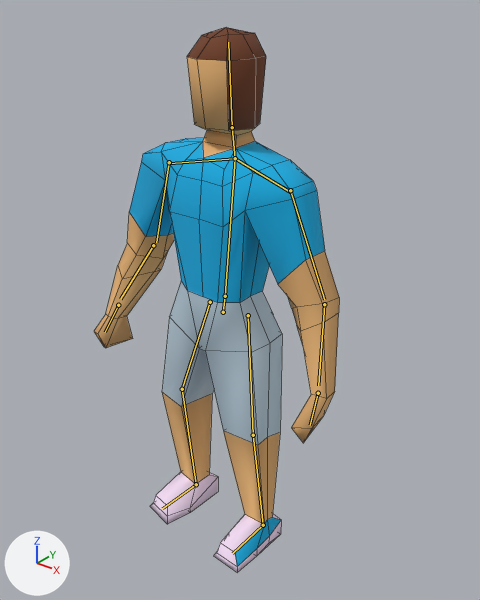
What one commit did to the Blender file blender/player.blend.
The view is the same before and after, from a camera (50 mm lens) standing at (1.193, -1.433, 1.75) and looking at (0.065, -0.023, 0.876). The axes (+X, +Y, +Z) are drawn at lower left. The lights are the same throughout. The bones that bend it are drawn over the model as lines. Mesh edges are drawn as thin lines.
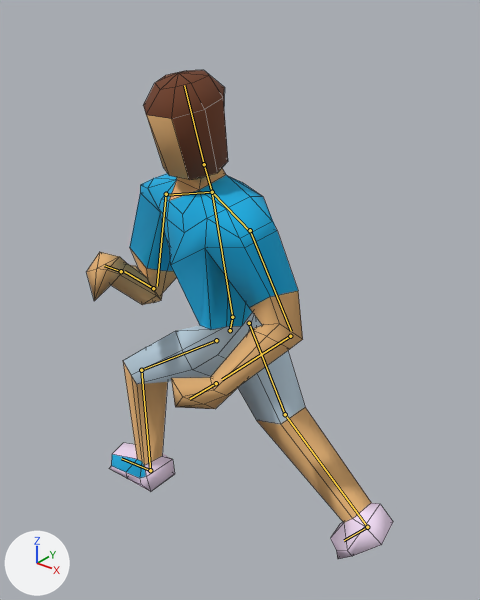
The newer file adds an action. The first version stands in its rest pose; the second is drawn at frame 1 of the action 'Run Right'.

What differs and where, as boxes (x1, y1, x2, y2) in the pictures (480 x 600 px):
```json
{"object": "Plane", "change": "posed", "before": [94, 27, 339, 572], "after": [87, 70, 393, 559], "on screen": "25% wider, 10% shorter"}
{"bone": "Main Bone", "before": "(223, 312) to (225, 296)", "after": "(230, 330) to (232, 317)"}
{"bone": "Right Leg", "before": "(210, 302) to (182, 389)", "after": "(249, 323) to (285, 414)"}
{"bone": "Right Middle Foot", "before": "(182, 389) to (196, 484)", "after": "(285, 414) to (367, 527)"}
{"bone": "Right Foot", "before": "(196, 484) to (162, 508)", "after": "(367, 527) to (344, 540)"}
{"bone": "Left Leg", "before": "(248, 315) to (253, 435)", "after": "(216, 340) to (141, 370)"}
{"bone": "Left Middle Foot", "before": "(253, 435) to (263, 525)", "after": "(141, 370) to (150, 470)"}
{"bone": "Left Foot", "before": "(263, 525) to (232, 553)", "after": "(150, 470) to (121, 458)"}
{"bone": "Chest", "before": "(225, 296) to (235, 158)", "after": "(232, 317) to (212, 192)"}
{"bone": "Neck", "before": "(235, 158) to (232, 127)", "after": "(212, 192) to (204, 164)"}
{"bone": "Right Shoulder", "before": "(235, 158) to (168, 163)", "after": "(212, 192) to (166, 195)"}
{"bone": "Right Forearm", "before": "(169, 162) to (156, 242)", "after": "(166, 194) to (157, 286)"}
{"bone": "Right Arm", "before": "(153, 245) to (120, 299)", "after": "(153, 288) to (124, 271)"}
{"bone": "Left Shoulder", "before": "(235, 158) to (291, 192)", "after": "(212, 192) to (251, 232)"}
{"bone": "Left Forearm", "before": "(290, 190) to (324, 299)", "after": "(250, 230) to (291, 331)"}
{"bone": "Left Arm", "before": "(324, 304) to (318, 385)", "after": "(290, 336) to (222, 379)"}
```

The change, as JSON lines over the scene's bpy script:
```json
{"block": "bone_main_bone", "where": "bone_main_bone = bpy.data.objects['PlayerPose'].pose.bones['Main Bone']"}
{"op": "set", "path": "bone_main_bone.location", "old": "(0.0, 0.0, 0.0)", "new": "(0.019, -0.069, -0.032)"}
{"op": "set", "path": "bone_main_bone.rotation_quaternion", "old": "(1.0, 0.0, 0.0, 0.0)", "new": "(0.707, 0.037, -0.697, -0.116)", "note": "degrees (0, 0, 0) -> degrees (83, -78, -89)"}
{"block": "bone_right_leg", "where": "bone_right_leg = bpy.data.objects['PlayerPose'].pose.bones['Right Leg']  # child of 'Main Bone'"}
{"op": "set", "path": "bone_right_leg.rotation_quaternion", "old": "(1.0, 0.0, 0.0, 0.0)", "new": "(0.968, -0.048, 0.036, -0.243)", "note": "degrees (0, 0, 0) -> degrees (-6, 3, -28)"}
{"block": "bone_right_middle_foot", "where": "bone_right_middle_foot = bpy.data.objects['PlayerPose'].pose.bones['Right Middle Foot']  # child of 'Right Leg'"}
{"op": "set", "path": "bone_right_middle_foot.rotation_quaternion", "old": "(1.0, 0.0, 0.0, 0.0)", "new": "(0.967, 0.06, 0.084, -0.233)", "note": "degrees (0, 0, 0) -> degrees (5, 11, -27)"}
{"block": "bone_right_foot", "where": "bone_right_foot = bpy.data.objects['PlayerPose'].pose.bones['Right Foot']  # child of 'Right Middle Foot'"}
{"op": "set", "path": "bone_right_foot.rotation_quaternion", "old": "(1.0, 0.0, 0.0, 0.0)", "new": "(0.984, 0.006, -0.11, 0.141)", "note": "degrees (0, 0, 0) -> degrees (-1, -13, 16)"}
{"block": "bone_left_leg", "where": "bone_left_leg = bpy.data.objects['PlayerPose'].pose.bones['Left Leg']  # child of 'Main Bone'"}
{"op": "set", "path": "bone_left_leg.rotation_quaternion", "old": "(1.0, 0.0, 0.0, 0.0)", "new": "(0.918, -0.023, -0.014, -0.395)", "note": "degrees (0, 0, 0) -> degrees (-2, -3, -47)"}
{"block": "bone_left_middle_foot", "where": "bone_left_middle_foot = bpy.data.objects['PlayerPose'].pose.bones['Left Middle Foot']  # child of 'Left Leg'"}
{"op": "set", "path": "bone_left_middle_foot.rotation_quaternion", "old": "(1.0, 0.0, 0.0, 0.0)", "new": "(0.927, 0.013, 0.0, 0.374)", "note": "degrees (0, 0, 0) -> degrees (1, -1, 44)"}
{"block": "bone_left_foot", "where": "bone_left_foot = bpy.data.objects['PlayerPose'].pose.bones['Left Foot']  # child of 'Left Middle Foot'"}
{"op": "set", "path": "bone_left_foot.rotation_quaternion", "old": "(1.0, 0.0, 0.0, 0.0)", "new": "(0.99, -0.063, -0.096, 0.086)", "note": "degrees (0, 0, 0) -> degrees (-8, -10, 11)"}
{"block": "bone_chest", "where": "bone_chest = bpy.data.objects['PlayerPose'].pose.bones['Chest']  # child of 'Main Bone'"}
{"op": "set", "path": "bone_chest.rotation_quaternion", "old": "(1.0, 0.0, 0.0, 0.0)", "new": "(0.906, -0.083, 0.414, 0.038)", "note": "degrees (0, 0, 0) -> degrees (-10, 49, 0)"}
{"block": "bone_neck", "where": "bone_neck = bpy.data.objects['PlayerPose'].pose.bones['Neck']  # child of 'Chest'"}
{"op": "set", "path": "bone_neck.rotation_quaternion", "old": "(1.0, 0.0, 0.0, 0.0)", "new": "(0.966, 0.043, 0.243, 0.077)", "note": "degrees (0, 0, 0) -> degrees (8, 28, 11)"}
{"block": "bone_right_shoulder", "where": "bone_right_shoulder = bpy.data.objects['PlayerPose'].pose.bones['Right Shoulder']  # child of 'Chest'"}
{"op": "set", "path": "bone_right_shoulder.rotation_quaternion", "old": "(1.0, 0.0, 0.0, 0.0)", "new": "(0.973, -0.011, -0.044, 0.225)", "note": "degrees (0, 0, 0) -> degrees (-2, -5, 26)"}
{"block": "bone_right_forearm", "where": "bone_right_forearm = bpy.data.objects['PlayerPose'].pose.bones['Right Forearm']  # child of 'Right Shoulder'"}
{"op": "set", "path": "bone_right_forearm.rotation_quaternion", "old": "(1.0, 0.0, 0.0, 0.0)", "new": "(0.971, -0.125, 0.026, 0.2)", "note": "degrees (0, 0, 0) -> degrees (-13, 6, 23)"}
{"block": "bone_right_arm", "where": "bone_right_arm = bpy.data.objects['PlayerPose'].pose.bones['Right Arm']  # child of 'Right Forearm'"}
{"op": "set", "path": "bone_right_arm.rotation_quaternion", "old": "(1.0, 0.0, 0.0, 0.0)", "new": "(0.673, -0.223, -0.222, 0.67)", "note": "degrees (0, 0, 0) -> degrees (-37, 0, 90)"}
{"block": "bone_left_shoulder", "where": "bone_left_shoulder = bpy.data.objects['PlayerPose'].pose.bones['Left Shoulder']  # child of 'Chest'"}
{"op": "set", "path": "bone_left_shoulder.rotation_quaternion", "old": "(1.0, 0.0, 0.0, 0.0)", "new": "(0.973, 0.006, -0.043, 0.226)", "note": "degrees (0, 0, 0) -> degrees (0, -5, 26)"}
{"block": "bone_left_forearm", "where": "bone_left_forearm = bpy.data.objects['PlayerPose'].pose.bones['Left Forearm']  # child of 'Left Shoulder'"}
{"op": "set", "path": "bone_left_forearm.rotation_quaternion", "old": "(1.0, 0.0, 0.0, 0.0)", "new": "(0.995, -0.098, 0.0, 0.0)", "note": "degrees (0, 0, 0) -> degrees (-11, 0, 0)"}
{"block": "bone_left_arm", "where": "bone_left_arm = bpy.data.objects['PlayerPose'].pose.bones['Left Arm']  # child of 'Left Forearm'"}
{"op": "set", "path": "bone_left_arm.rotation_quaternion", "old": "(1.0, 0.0, 0.0, 0.0)", "new": "(0.882, -0.109, 0.196, -0.413)", "note": "degrees (0, 0, 0) -> degrees (-22, 15, -53)"}
```
